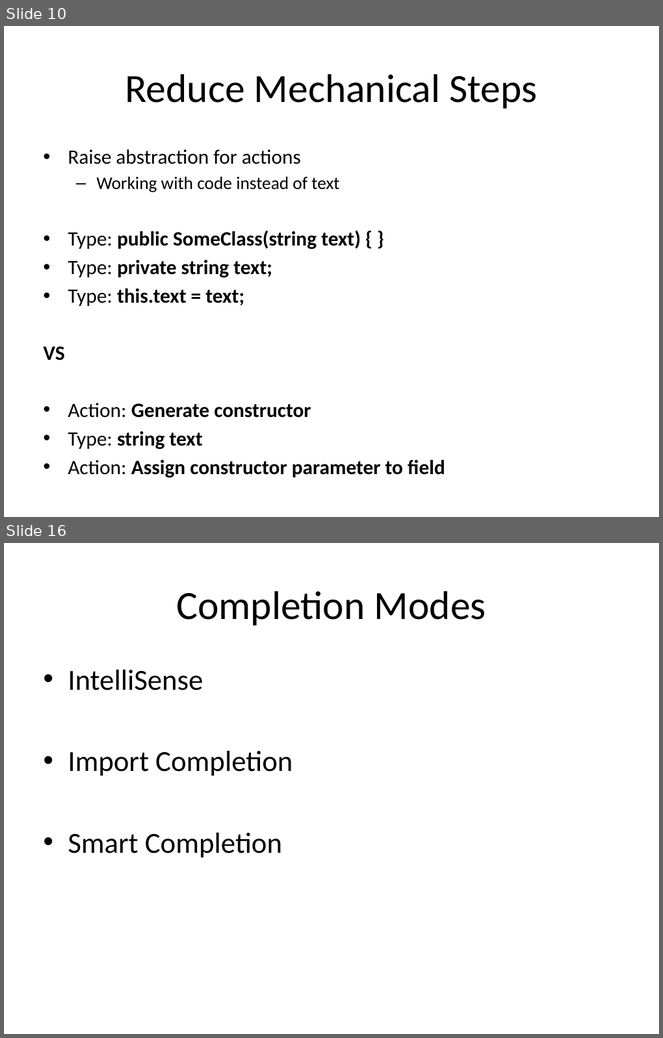
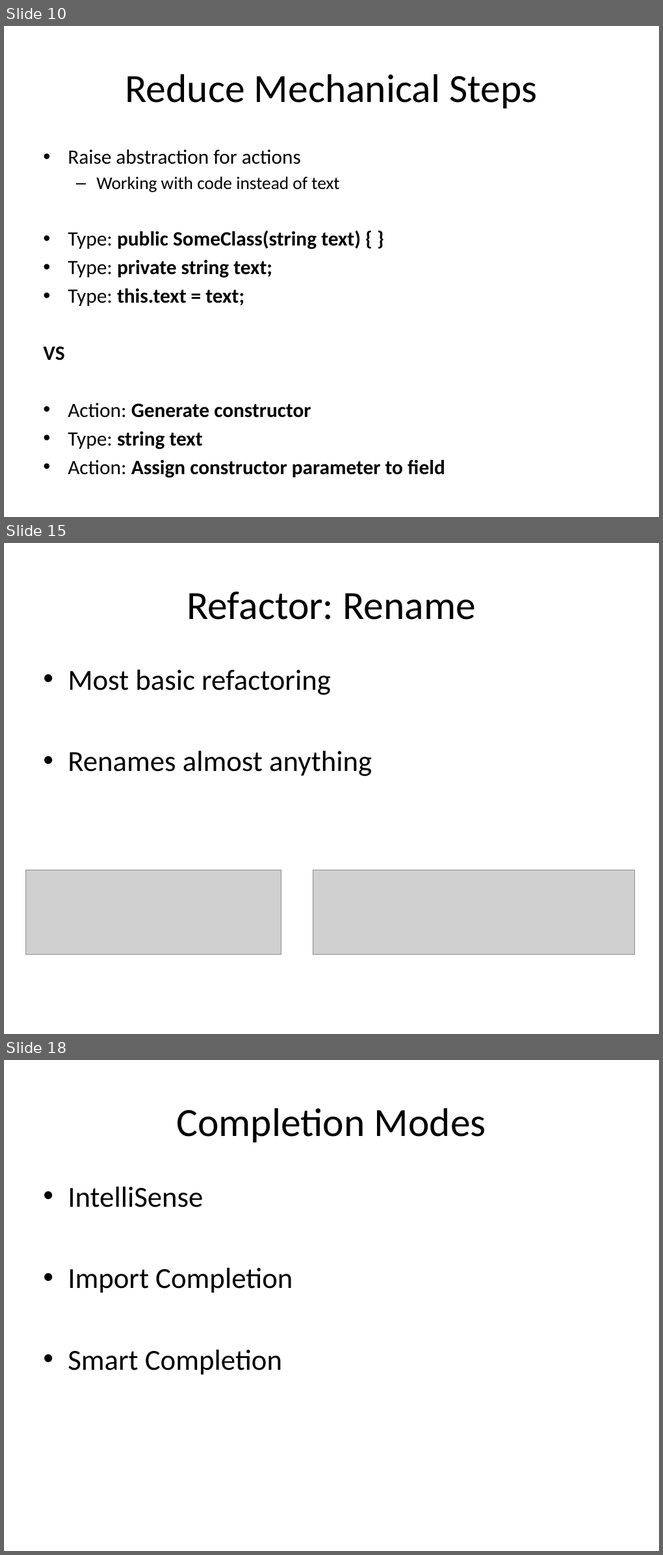
Before and after one commit to rasmuskl/ReSharperCourse, a slide deck: Presentations/2 - Exercises - ReSharper Course.pptx. Shown one above the other, each under a label of ours: slides 10 and 16 before the commit, slides 10, 15 and 18 after it; the slides between them are not shown. The pictures are 663x1038 and 663x1555 pixels, drawn with LibreOffice and Linux fonts; fonts in the diff are those of the drawing; grey boxes stand for pictures. Boxes give left, top, right and bottom in pixels: in the first picture for what was removed or moved away, otherwise in the second. Text is boxed around its words. In the diff, an @@ line names an element or a change of style, - is before the commit and + after.

Commit message:
Finished generate code and refactor rename.

```diff
--- a/Presentations/2 - Exercises - ReSharper Course.pptx
+++ b/Presentations/2 - Exercises - ReSharper Course.pptx
@@ slide 15 added at (x1=4, y1=543, x2=659, y2=1034), background #FFFFFF @@
@@ title added at (x1=187, y1=591, x2=476, y2=620), 44 pt, text #000000 @@
+Refactor: Rename
@@ text added at (x1=68, y1=670, x2=372, y2=776), 32 pt, text #000000 @@
+• Most basic refactoring
+• Renames almost anything
@@ picture added at (x1=25, y1=871, x2=281, y2=954) @@
@@ picture added at (x1=313, y1=871, x2=634, y2=954) @@
@@ what was slide 16 is now slide 18 @@
```
Also in this commit, not shown: 7 slides changed, 7 other slides added, 5 other files.
